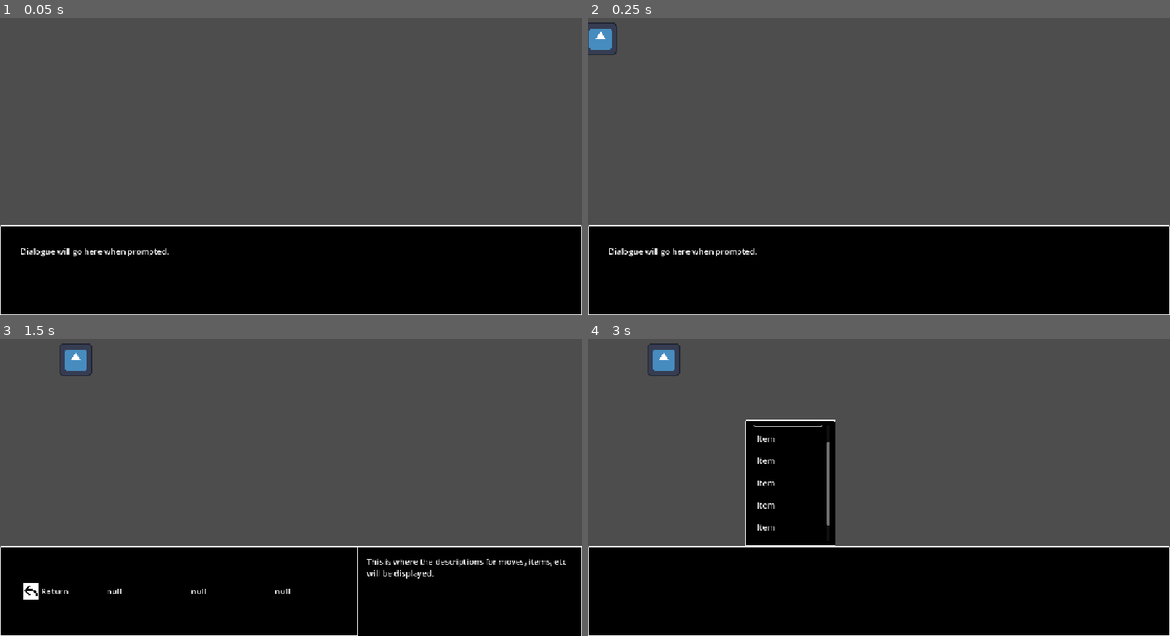
Above: before the commit, frames 1-4 (two rows, left to right).
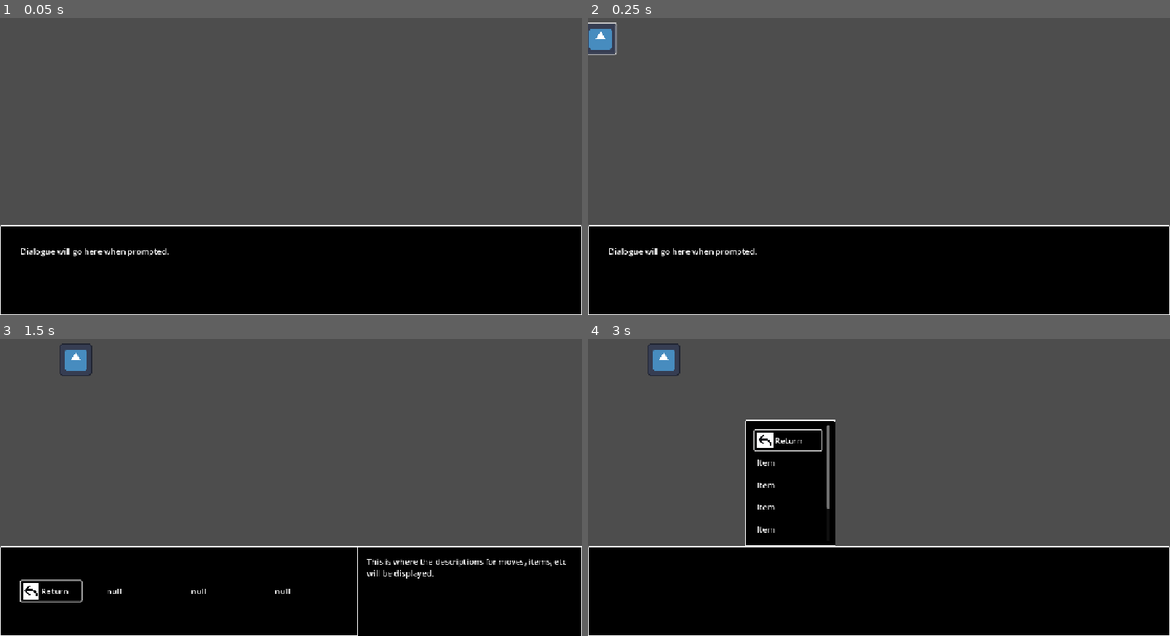
Above: after the commit, the same moments.

Repository: TheLastPear/Bad-Idea-Jam-Game
Game: Godot game, scene res://Scenes/Battle.tscn
Two runs of this game, one before a commit and one after it. Both use one fixed random seed, a clock stepped at 60 frames per second and the inputs below. The engine's default icon, where the game draws it, is replaced by a stand-in: a white triangle on a blue panel in a dark square.
Inputs (mouse positions are in pixels of both pictures, inside the frame that each line leads up to):
- Up to frame 1 (0.05 s): no input
- Up to frame 2 (0.25 s): no input
- Up to frame 3 (1.5 s): click (75, 359) at 0.52 s; click "Action" at 1.25 s
- Up to frame 4 (3 s): click "Return" at 2 s; click "Items" at 2.75 s

Frame 1 is identical in both runs. In frame 2, less than 0.1% of the frame differs, in the area x 0-5%, y 1-13%; in frame 3, 0.2%; in frame 4, 0.6%, in the area x 28-42%, y 29-66%.

Commit message:
3/6 Commit

Diff:
--- a/outsite-the-box-rpg/Scenes/Battle.tscn
+++ b/outsite-the-box-rpg/Scenes/Battle.tscn
@@ -43,7 +43,6 @@
 texture = ExtResource("6_8teo4")
 
 [node name="Button" type="Button" parent="Battle Manager/Fighters/Allies/ActiveAlly1" unique_id=169825829]
-visible = false
 offset_left = -30.0
 offset_top = -30.0
 offset_right = 30.0
@@ -204,7 +203,6 @@
 expand_icon = true
 script = ExtResource("13_xmk5i")
 on_focused = NodePath("../../../../../../UI Audio/main")
-start_with_focus = true
 
 [node name="Basic Action" type="Button" parent="GUI/Main Box/Action Select/Actions/HBox" unique_id=909261955 node_paths=PackedStringArray("on_focused")]
 custom_minimum_size = Vector2(120, 40)
@@ -292,7 +290,6 @@
 autowrap_mode = 2
 script = ExtResource("13_xmk5i")
 on_focused = NodePath("../../../../../UI Audio/main")
-start_with_focus = true
 
 [node name="View Items" type="Button" parent="GUI/Main Box/Options/VBox" unique_id=1881896522 node_paths=PackedStringArray("on_focused")]
 custom_minimum_size = Vector2(120, 40)
@@ -457,7 +454,7 @@
 scroll_active = false
 shortcut_keys_enabled = false
 
-[node name="Party View" type="HBoxContainer" parent="GUI" unique_id=684742917 node_paths=PackedStringArray("previous_window")]
+[node name="Party View" type="HBoxContainer" parent="GUI" unique_id=684742917 node_paths=PackedStringArray("previous_window", "first_focus")]
 visible = false
 layout_mode = 1
 anchors_preset = -1
@@ -469,6 +466,7 @@
 grow_vertical = 2
 script = ExtResource("12_l0uqe")
 previous_window = NodePath("../Main Box/Options")
+first_focus = NodePath("Attacks/HBoxContainer/Action List/VBoxContainer/Return")
 metadata/_edit_use_anchors_ = true
 
 [node name="Stats" type="NinePatchRect" parent="GUI/Party View" unique_id=253600503]
@@ -641,20 +639,32 @@
 stream = ExtResource("15_n5y6x")
 volume_db = -6.0
 
+[connection signal="hide_buttons" from="Battle Manager" to="Battle Manager/Fighters/Allies/ActiveAlly1/Button" method="hide"]
+[connection signal="hide_buttons" from="Battle Manager" to="Battle Manager/Fighters/Allies/ActiveAlly2/Button" method="hide"]
+[connection signal="hide_buttons" from="Battle Manager" to="Battle Manager/Fighters/Allies/ActiveAlly3/Button" method="hide"]
+[connection signal="hide_buttons" from="Battle Manager" to="Battle Manager/Fighters/Allies/ActiveAlly4/Button" method="hide"]
+[connection signal="show_buttons" from="Battle Manager" to="Battle Manager/Fighters/Allies/ActiveAlly1/Button" method="show"]
+[connection signal="show_buttons" from="Battle Manager" to="Battle Manager/Fighters/Allies/ActiveAlly2/Button" method="show"]
+[connection signal="show_buttons" from="Battle Manager" to="Battle Manager/Fighters/Allies/ActiveAlly3/Button" method="show"]
+[connection signal="show_buttons" from="Battle Manager" to="Battle Manager/Fighters/Allies/ActiveAlly4/Button" method="show"]
 [connection signal="has_slid_in" from="Battle Manager/Fighters/Allies/ActiveAlly1" to="Battle Manager/Fighters/Allies/ActiveAlly1/Button" method="show"]
 [connection signal="pass_on_focus" from="Battle Manager/Fighters/Allies/ActiveAlly1/Button" to="Battle Manager" method="change_selected_fighter"]
+[connection signal="pressed" from="Battle Manager/Fighters/Allies/ActiveAlly1/Button" to="Battle Manager" method="on_hide_buttons"]
 [connection signal="pressed" from="Battle Manager/Fighters/Allies/ActiveAlly1/Button" to="GUI/Main Box/Options" method="open_window"]
 [connection signal="pressed" from="Battle Manager/Fighters/Allies/ActiveAlly1/Button" to="GUI/Main Box/Dialogue" method="next_window"]
 [connection signal="has_slid_in" from="Battle Manager/Fighters/Allies/ActiveAlly2" to="Battle Manager/Fighters/Allies/ActiveAlly2/Button" method="show"]
 [connection signal="pass_on_focus" from="Battle Manager/Fighters/Allies/ActiveAlly2/Button" to="Battle Manager" method="change_selected_fighter"]
+[connection signal="pressed" from="Battle Manager/Fighters/Allies/ActiveAlly2/Button" to="Battle Manager" method="on_hide_buttons"]
 [connection signal="pressed" from="Battle Manager/Fighters/Allies/ActiveAlly2/Button" to="GUI/Main Box/Options" method="open_window"]
 [connection signal="pressed" from="Battle Manager/Fighters/Allies/ActiveAlly2/Button" to="GUI/Main Box/Dialogue" method="next_window"]
 [connection signal="has_slid_in" from="Battle Manager/Fighters/Allies/ActiveAlly3" to="Battle Manager/Fighters/Allies/ActiveAlly3/Button" method="show"]
 [connection signal="pass_on_focus" from="Battle Manager/Fighters/Allies/ActiveAlly3/Button" to="Battle Manager" method="change_selected_fighter"]
+[connection signal="pressed" from="Battle Manager/Fighters/Allies/ActiveAlly3/Button" to="Battle Manager" method="on_hide_buttons"]
 [connection signal="pressed" from="Battle Manager/Fighters/Allies/ActiveAlly3/Button" to="GUI/Main Box/Options" method="open_window"]
 [connection signal="pressed" from="Battle Manager/Fighters/Allies/ActiveAlly3/Button" to="GUI/Main Box/Dialogue" method="next_window"]
 [connection signal="has_slid_in" from="Battle Manager/Fighters/Allies/ActiveAlly4" to="Battle Manager/Fighters/Allies/ActiveAlly4/Button" method="show"]
 [connection signal="pass_on_focus" from="Battle Manager/Fighters/Allies/ActiveAlly4/Button" to="Battle Manager" method="change_selected_fighter"]
+[connection signal="pressed" from="Battle Manager/Fighters/Allies/ActiveAlly4/Button" to="Battle Manager" method="on_hide_buttons"]
 [connection signal="pressed" from="Battle Manager/Fighters/Allies/ActiveAlly4/Button" to="GUI/Main Box/Options" method="open_window"]
 [connection signal="pressed" from="Battle Manager/Fighters/Allies/ActiveAlly4/Button" to="GUI/Main Box/Dialogue" method="next_window"]
 [connection signal="pressed" from="GUI/Main Box/Action Select/Actions/HBox/Return" to="GUI/Main Box/Action Select" method="return_to_other_window"]
@@ -662,6 +672,7 @@
 [connection signal="pass_on_press" from="GUI/Main Box/Action Select/Actions/HBox/Basic Action" to="Battle Manager" method="assign_action"]
 [connection signal="pass_on_press" from="GUI/Main Box/Action Select/Actions/HBox/Special Action 1" to="Battle Manager" method="assign_action"]
 [connection signal="pass_on_press" from="GUI/Main Box/Action Select/Actions/HBox/Special Action 2" to="Battle Manager" method="assign_action"]
+[connection signal="on_return" from="GUI/Main Box/Options" to="Battle Manager" method="on_show_buttons"]
 [connection signal="pressed" from="GUI/Main Box/Options/VBox/View Attacks" to="GUI/Main Box/Action Select" method="open_window"]
 [connection signal="pressed" from="GUI/Main Box/Options/VBox/View Attacks" to="GUI/Main Box/Options" method="next_window"]
 [connection signal="pressed" from="GUI/Main Box/Options/VBox/View Items" to="GUI/Main Box/Options" method="next_window"]
--- a/outsite-the-box-rpg/Scripts/Battle/Base Stats.gd
+++ b/outsite-the-box-rpg/Scripts/Battle/Base Stats.gd
@@ -4,6 +4,7 @@
 
 @export var stats: Dictionary[String, int] = {
 	"health": 0,
+	"stamina": 0,
 	"attack": 0,
 	"defense": 0,
 	"speed": 0,
--- a/outsite-the-box-rpg/Scripts/Battle/Battle Manager.gd
+++ b/outsite-the-box-rpg/Scripts/Battle/Battle Manager.gd
@@ -2,6 +2,9 @@
 
 signal on_planning_phase
 signal undo_action_select
+signal hide_buttons
+signal show_buttons
+signal set_button
 
 enum Phase {
 	attack_phase,
@@ -49,6 +52,9 @@
 	while a < active_allies.size():
 		if a < ally_data.size():
 			active_allies[a].fighter = ally_data[a]
+			var button = active_allies[a].get_child(1)
+			set_button.connect(button.set_held_item)
+			set_button.emit(active_allies[a])
 		else:
 			active_allies[a].free()
 			active_allies.remove_at(a)
@@ -79,6 +85,12 @@
 func change_phase(to_phase : Phase):
 	await get_tree().create_timer(phase_transition_time).timeout
 	current_phase = to_phase
+
+	match current_phase:
+		Phase.plan_phase:
+			planning_phase()
+		Phase.attack_phase:
+			attack_phase()
 	pass
 
 
@@ -88,7 +100,7 @@
 			selected_actions.get_or_add(fighter)
 			pass
 
-	while selected_actions[active_allies[active_allies.size()]] == null:
+	while selected_actions[active_allies[active_allies.size() - 1]] == null:
 		await get_tree().process_frame
 
 	change_phase(Phase.attack_phase)
@@ -127,9 +139,7 @@
 			button.held_object = selected_fighter.actions[i]
 			button.text = button.held_object.action_name
 		else:
-			action_buttons[i].hide()
-
-
+			button.hide()
 
 	pass
 
@@ -147,7 +157,7 @@
 	if event.is_action_pressed("ui_cancel") and selected_fighter != active_allies[0] and main_ui.is_visible_in_tree():
 		selected_actions[selected_fighter] = null
 		undo_action_select.emit()
-		$Fighters/Allies/ActiveAlly1/Button.grab_focus()
+		print("Action select undone")
 	pass
 
 # Custom Sorts
@@ -164,3 +174,14 @@
 		return false
 	else:
 		return true
+
+
+# UI
+func on_hide_buttons():
+	hide_buttons.emit()
+	pass
+
+
+func on_show_buttons():
+	show_buttons.emit()
+	pass
--- a/outsite-the-box-rpg/Scripts/UI/Button.gd
+++ b/outsite-the-box-rpg/Scripts/UI/Button.gd
@@ -1,4 +1,4 @@
-extends Button
+class_name CustomButton extends Button
 
 signal pass_on_press
 signal pass_on_focus
@@ -6,12 +6,14 @@
 @export var on_focused : AudioStreamPlayer
 
 @export var start_with_focus : bool
-var held_object
+var held_object:
+	set(value):
+		held_object = value
+		print(held_object)
 
 
 func _ready() -> void:
-	if !focus_entered.is_connected(on_focus):
-		focus_entered.connect(on_focus)
+	focus_entered.connect(on_focus)
 
 	if on_focused != null:
 		focus_exited.connect(on_focused.play)
@@ -21,18 +23,30 @@
 	pass
 
 
+func set_held_item(object):
+	held_object = object
+	print("item stored in " + str(self.get_path()))
+	pass
+
+
 func _pressed():
 	pass_on_press.emit(held_object)
 	pass
 
 
+func _grab_focus():
+	grab_focus.call_deferred()
+	pass
+
+
 func on_focus():
 	if held_object:
+		print("passed")
 		pass_on_focus.emit(held_object)
 	pass
 
 
 func _notification(what: int) -> void:
 	if what == NOTIFICATION_VISIBILITY_CHANGED and start_with_focus:
-		grab_focus()
+		grab_focus.call_deferred()
 	pass
--- a/outsite-the-box-rpg/Scripts/UI/UI Window.gd
+++ b/outsite-the-box-rpg/Scripts/UI/UI Window.gd
@@ -16,13 +16,13 @@
 func open_window() -> void:
 	self.show()
 	if first_focus != null:
-		first_focus.grab_focus()
+		first_focus.grab_focus.call_deferred()
 	pass
 
 
 func return_to_other_window() -> void:
 	self.hide()
-	on_return.emit()
+	on_return.emit.call_deferred()
 	pass
 
 
@@ -32,6 +32,6 @@
 
 
 func _input(event: InputEvent) -> void:
-	if event.is_action_pressed("ui_menu") and previous_window != null and is_visible_in_tree():
+	if event.is_action_pressed("ui_cancel") and previous_window != null and is_visible_in_tree():
 		return_to_other_window()
 	pass
--- a/outsite-the-box-rpg/project.godot
+++ b/outsite-the-box-rpg/project.godot
@@ -33,6 +33,7 @@
 "deadzone": 0.5,
 "events": [Object(InputEventKey,"resource_local_to_scene":false,"resource_name":"","device":0,"window_id":0,"alt_presse …(194 unchanged characters)…
 , Object(InputEventKey,"resource_local_to_scene":false,"resource_name":"","device":-1,"window_id":0,"alt_pressed":false …(183 unchanged characters)…
+, Object(InputEventMouseButton,"resource_local_to_scene":false,"resource_name":"","device":-1,"window_id":0,"alt_pressed":false,"shift_pressed":false,"ctrl_pressed":false,"meta_pressed":false,"button_mask":2,"position":Vector2(221, 16),"global_position":Vector2(230, 64),"factor":1.0,"button_index":2,"canceled":false,"pressed":true,"double_click":false,"script":null)
 ]
 }
 movement_up={
